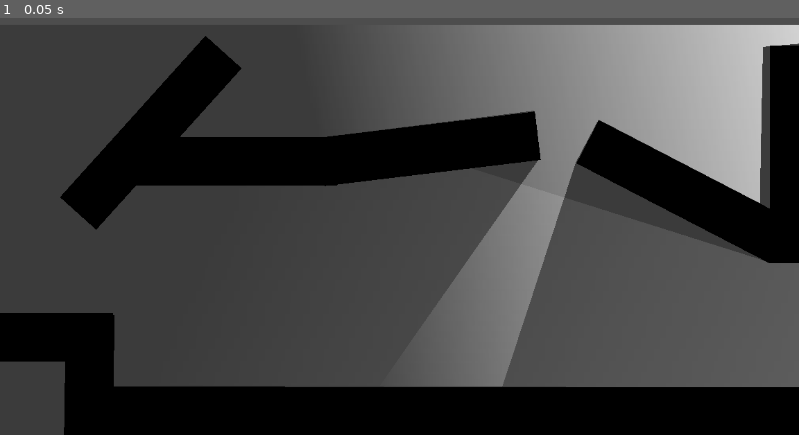
Above: before the commit, frame 1.
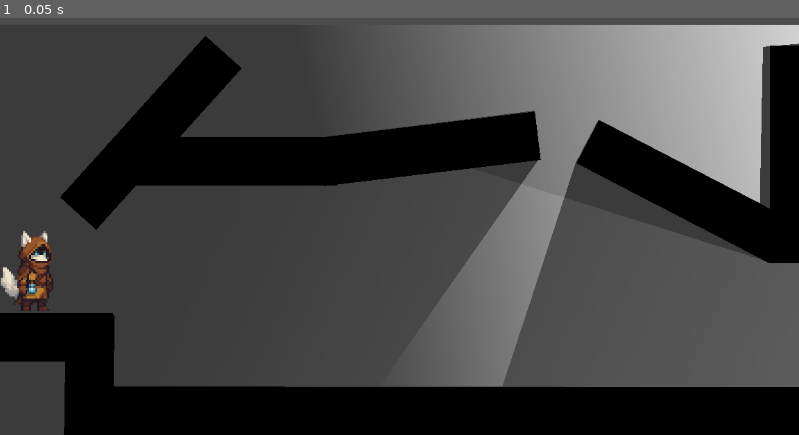
Above: after the commit, the same moment.

Repository: 6thAce/Lighting
Game: Godot game, scene res://scene.tscn
The game is run twice, just before and just after one commit, with the same random seed, the same clock (stepped at 60 frames per second) and the same inputs. The engine's default icon, where the game draws it, is replaced by a stand-in: a white triangle on a blue panel in a dark square.
Inputs:
- Up to frame 1 (0.05 s): no input

The runs differ from the first frame. In frame 1, 0.8% of the frame differs, in the area x 0-7%, y 51-71%.

Commit message:
Player added

Diff:
--- /dev/null
+++ b/player.tscn
@@ -0,0 +1,23 @@
+[gd_scene load_steps=4 format=3 uid="uid://c2xegl4eys6ia"]
+
+[ext_resource type="Texture2D" uid="uid://c45j3v3yanm80" path="res://Player.png" id="1_4flbx"]
+
+[sub_resource type="CapsuleShape2D" id="CapsuleShape2D_4flbx"]
+radius = 28.0
+height = 152.0
+
+[sub_resource type="OccluderPolygon2D" id="OccluderPolygon2D_4flbx"]
+polygon = PackedVector2Array(-7, -65, -16, -70, -22, -78, -24, -69, -29, -69, -27, -41, -34, -31, -26, -23, -25, -13, -30, -11, -34, -2, -31, 7, -34, 16, -44, 8, -56, -7, -63, -7, -63, 11, -67, 11, -67, 28, -63, 28, -51, 47, -40, 48, -39, 51, -35, 51, -32, 56, -42, 61, -43, 64, -27, 65, -27, 75, -9, 76, -9, 64, -5, 64, -3, 59, 4, 59, 4, 75, 27, 76, 19, 69, 19, 61, 23, 60, 24, 50, 27, 50, 28, 38, 34, 35, 34, 13, 26, 4, 26, -13, 35, -22, 35, -31, 30, -44, 23, -56, 24, -74, 18, -78, 8, -67)
+
+[node name="Player" type="CharacterBody2D"]
+
+[node name="Sprite2D" type="Sprite2D" parent="."]
+position = Vector2(-1.78814e-07, 5.96046e-08)
+scale = Vector2(0.180664, 0.180664)
+texture = ExtResource("1_4flbx")
+
+[node name="CollisionShape2D" type="CollisionShape2D" parent="."]
+shape = SubResource("CapsuleShape2D_4flbx")
+
+[node name="LightOccluder2D" type="LightOccluder2D" parent="."]
+occluder = SubResource("OccluderPolygon2D_4flbx")
--- a/scene.tscn
+++ b/scene.tscn
@@ -1,6 +1,7 @@
-[gd_scene load_steps=9 format=3 uid="uid://o7jfbb7oipr0"]
+[gd_scene load_steps=10 format=3 uid="uid://o7jfbb7oipr0"]
 
 [ext_resource type="PackedScene" uid="uid://8hchqirgpejc" path="res://bg.tscn" id="1_ulcgi"]
+[ext_resource type="PackedScene" uid="uid://c2xegl4eys6ia" path="res://player.tscn" id="2_nxogm"]
 
 [sub_resource type="OccluderPolygon2D" id="OccluderPolygon2D_ulcgi"]
 polygon = PackedVector2Array(-130, 576, 1439, 582, 1441, 675, -133, 667, -132, 855, -227, 859, -223, 530, -542, 531, -539, 434, -124, 436)
@@ -60,3 +61,7 @@
 energy = 3.32
 shadow_enabled = true
 texture = SubResource("GradientTexture2D_3253y")
+
+[node name="Player" parent="." instance=ExtResource("2_nxogm")]
+position = Vector2(-168, 271)
+scale = Vector2(0.75, 0.75)
Binary file added: Player.png
Not shown, added: Player.png.import
